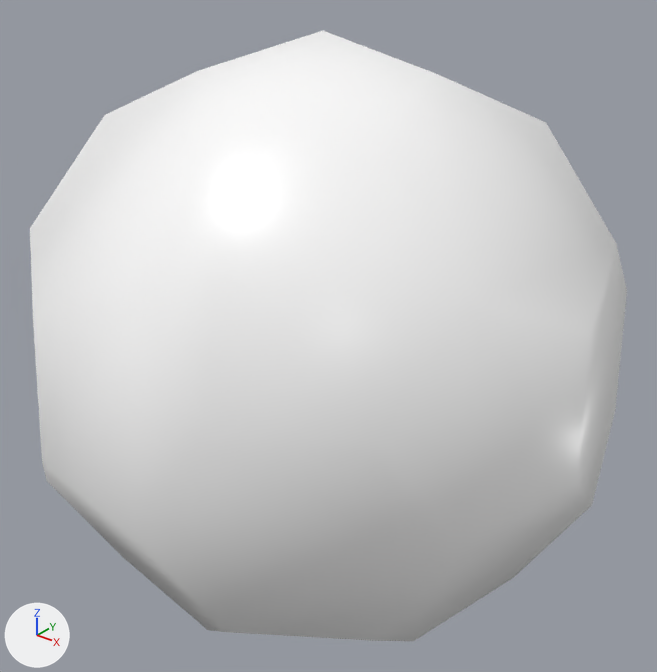
The glTF model pascal-editor-ui/items/ball/model.glb as it was, and as the next commit left it.
Before and after are seen from a 50 mm lens placed at (0.207, -0.255, 0.162), pointed at (0.001, 0.002, 0.002). The lights are fixed; the arrows at lower left show +X, +Y and +Z. The older version comes first.

Script lines for the objects in view, before the commit:
```python
mat_material = principled_material('Material')
mat_material.base_color = (1.0, 1.0, 1.0)  # white #ffffff
mat_material.roughness = 0.364
me_mesh_223 = bpy.data.meshes.new('Mesh.223')
me_mesh_223.from_pydata(...)  # 60 vertices, 116 faces; spans x -0.118..0.118, y -0.116..0.116, z -0.119..0.119
me_mesh_223.materials.append(mat_material)  # white #ffffff
ob_toy_003 = bpy.data.objects.new('toy_003', me_mesh_223)
ob_toy_003.location = (0.0, 0.0, 0.0)
```
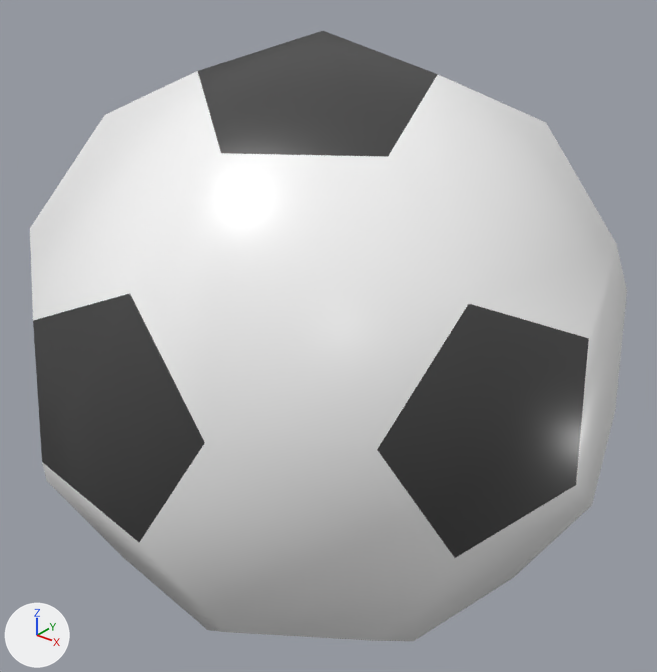
What the commit changed:
Picture 'Textures' (img_textures) is new.
In material 'Material' (mat_material), base_color is no longer (1.0, 1.0, 1.0), white #ffffff.
In material 'Material' (mat_material), texture is now set to img_textures.

Changed parts and their boxes (x1, y1, x2, y2) in the pictures (657 x 672 px):
'toy_003', surface changed (white to grey)
    both: (33, 31, 592, 561)
